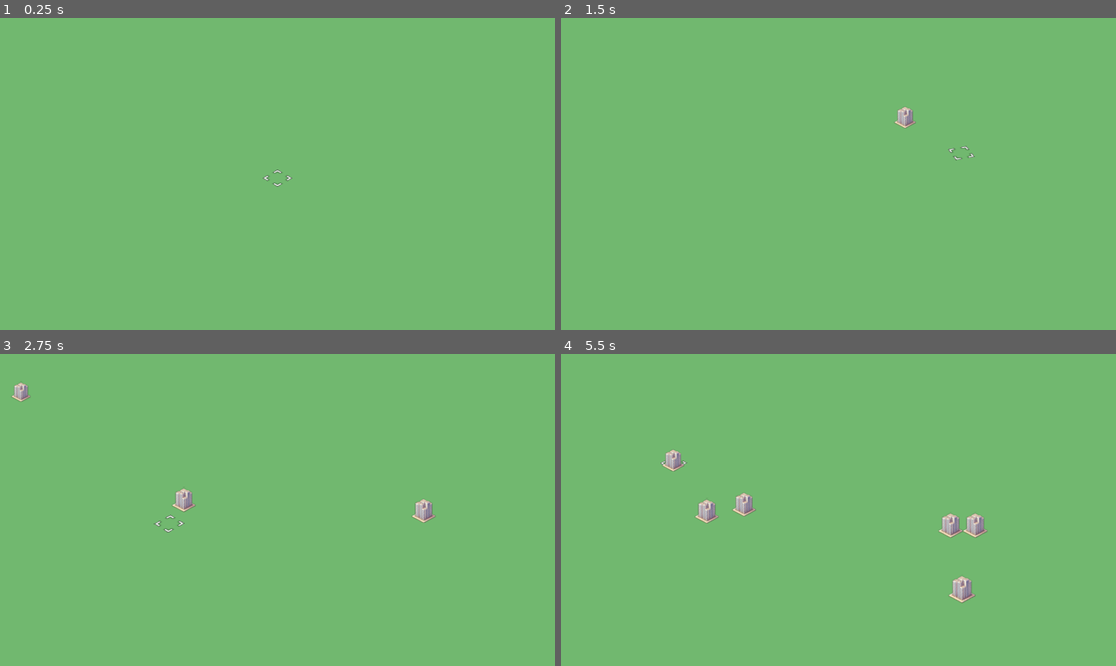
Above: before the commit, frames 1-4 (two rows, left to right).
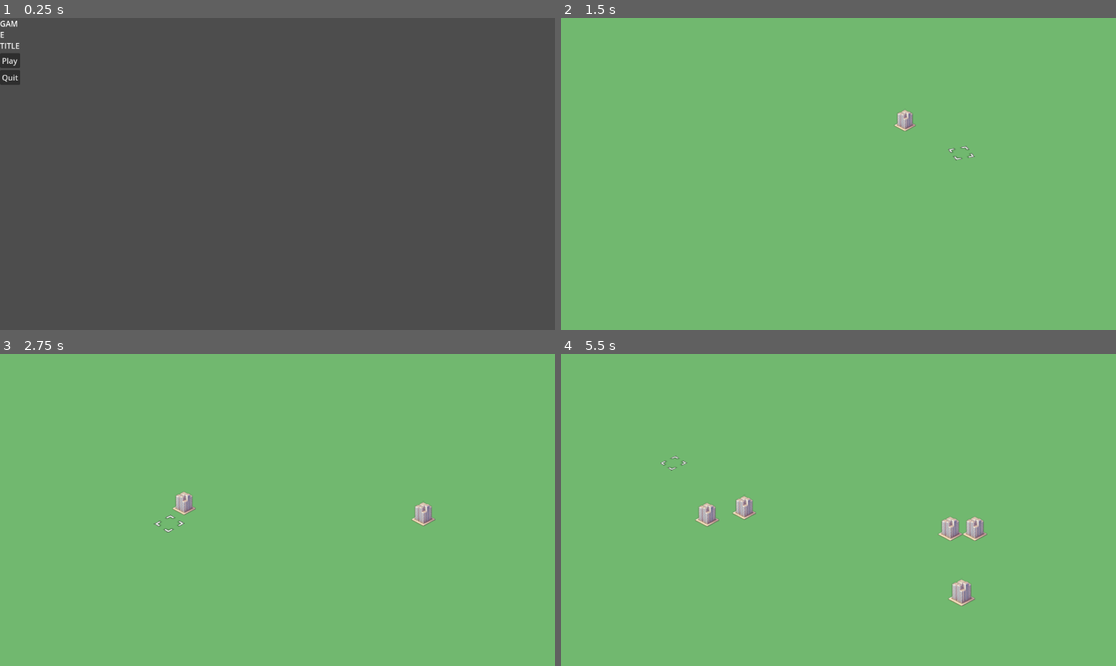
Above: after the commit, the same moments.

Repository: isym444/2024DYHTG
Game: Godot game, scene res://scene/menu/start.tscn
Two runs of this game, one before a commit and one after it. Both use one fixed random seed, a clock stepped at 60 frames per second and the inputs below. Before the commit the project starts from res://scene/main.tscn.
Inputs (mouse positions are in pixels of both pictures, inside the frame that each line leads up to):
- Up to frame 1 (0.25 s): no input
- Up to frame 2 (1.5 s): click (572, 61) at 0.5 s, where only the run after the commit has a clickable "Play"; tap Enter at 1.25 s; move the mouse to (960, 158) at 1.27 s; hold E (rotateRight) from 1.28 s (still down); click (960, 158) at 1.35 s
- Up to frame 3 (2.75 s): move the mouse to (166, 525) at 2.02 s; release E (rotateRight) at 2.03 s; hold Q (rotateLeft) from 2.03 s (still down); tap S (camera_back) at 2.1 s; click (166, 525) at 2.3 s
- Up to frame 4 (5.5 s): move the mouse to (894, 441) at 2.77 s; release Q (rotateLeft) at 2.78 s; hold Space (camera_center) 2.78-3.53 s; hold E (rotateRight) 2.78-4.28 s; click (894, 441) at 3.05 s; move the mouse to (810, 572) at 3.52 s; tap W (camera_forward) at 3.6 s; click (810, 572) at 3.8 s; move the mouse to (1005, 556) at 4.27 s; hold Q (rotateLeft) from 4.28 s (still down); tap A (camera_left) at 4.35 s; click (1005, 556) at 4.55 s; move the mouse to (672, 463) at 5.02 s; tap D (camera_right) at 5.1 s; click (672, 463) at 5.3 s

The runs differ from the first frame. In frame 1, 100% of the frame differs, in the area x 0-100%, y 0-100%; in frame 2, 0.1%; in frame 3, 0.5%; in frame 4, 1.1%.

Commit message:
created bounds and start/end screen

Diff:
--- a/project.godot
+++ b/project.godot
@@ -11,9 +11,13 @@
 [application]
 
 config/name="DYHTG2024"
-run/main_scene="res://scene/main.tscn"
+run/main_scene="res://scene/menu/start.tscn"
 config/features=PackedStringArray("4.3", "Forward Plus")
 config/icon="res://icon.svg"
+
+[autoload]
+
+DrawLine3d="*res://script/global/DrawLine3D.gd"
 
 [filesystem]
 
--- /dev/null
+++ b/scene/building/border.tscn
@@ -0,0 +1,11 @@
+[gd_scene load_steps=2 format=3 uid="uid://4sgnpqheaylw"]
+
+[ext_resource type="Texture2D" uid="uid://c7qvpxks63wl" path="res://asset/sprite/grass.png" id="1_8loy8"]
+
+[node name="Border" type="Node3D"]
+
+[node name="Sprite" type="Sprite3D" parent="."]
+unique_name_in_owner = true
+transform = Transform3D(0.3, 0, 0, 0, 0.3, 0, 0, 0, 0.3, 0, 0, 0)
+billboard = 1
+texture = ExtResource("1_8loy8")
--- a/scene/main.tscn
+++ b/scene/main.tscn
@@ -1,7 +1,7 @@
 [gd_scene load_steps=5 format=3 uid="uid://dn6djpofrcwko"]
 
 [ext_resource type="Script" path="res://script/main.gd" id="1_sv0h2"]
-[ext_resource type="Texture2D" uid="uid://7rqounoht2cq" path="res://assest/sprite/selector.png" id="2_sdq3r"]
+[ext_resource type="Texture2D" uid="uid://7rqounoht2cq" path="res://asset/sprite/selector.png" id="2_h3jqb"]
 [ext_resource type="Script" path="res://script/viewControl.gd" id="3_7of7j"]
 
 [sub_resource type="Environment" id="Environment_cvtbx"]
@@ -17,7 +17,7 @@
 
 [node name="Sprite3D" type="Sprite3D" parent="selector"]
 transform = Transform3D(1, 0, 0, 0, -4.37114e-08, -1, 0, 1, -4.37114e-08, 0, 0, 0)
-texture = ExtResource("2_sdq3r")
+texture = ExtResource("2_h3jqb")
 
 [node name="view" type="Node3D" parent="." node_paths=PackedStringArray("view_camera")]
 script = ExtResource("3_7of7j")
@@ -27,3 +27,6 @@
 transform = Transform3D(0.707107, -0.40558, 0.579228, 0, 0.819152, 0.573576, -0.707107, -0.40558, 0.579228, 30, 30, 30)
 environment = SubResource("Environment_cvtbx")
 fov = 20.0
+
+[node name="DirectionalLight3D" type="DirectionalLight3D" parent="view"]
+transform = Transform3D(0.739572, 0.649795, 0.175498, -0.673077, 0.71399, 0.192836, 0, -0.26074, 0.965409, 0, 6.18253, 1.21206)
--- /dev/null
+++ b/scene/menu/end.tscn
@@ -0,0 +1,9 @@
+[gd_scene format=3 uid="uid://dygwu0pdhdtxd"]
+
+[node name="End" type="Control"]
+layout_mode = 3
+anchors_preset = 15
+anchor_right = 1.0
+anchor_bottom = 1.0
+grow_horizontal = 2
+grow_vertical = 2
--- /dev/null
+++ b/scene/menu/start.tscn
@@ -0,0 +1,34 @@
+[gd_scene load_steps=2 format=3 uid="uid://by5mbncmpd5dr"]
+
+[ext_resource type="Script" path="res://script/startMenu.gd" id="1_wdihc"]
+
+[node name="Start" type="Control"]
+layout_mode = 3
+anchors_preset = 15
+anchor_right = 1.0
+anchor_bottom = 1.0
+grow_horizontal = 2
+grow_vertical = 2
+script = ExtResource("1_wdihc")
+
+[node name="VBoxContainer" type="VBoxContainer" parent="."]
+layout_mode = 0
+offset_right = 40.0
+offset_bottom = 40.0
+alignment = 1
+
+[node name="title" type="RichTextLabel" parent="VBoxContainer"]
+layout_mode = 2
+text = "GAME TITLE"
+fit_content = true
+
+[node name="playButton" type="Button" parent="VBoxContainer"]
+layout_mode = 2
+text = "Play"
+
+[node name="quitButton" type="Button" parent="VBoxContainer"]
+layout_mode = 2
+text = "Quit"
+
+[connection signal="pressed" from="VBoxContainer/playButton" to="." method="_on_play_button_pressed"]
+[connection signal="pressed" from="VBoxContainer/quitButton" to="." method="_on_quit_button_pressed"]
--- a/script/main.gd
+++ b/script/main.gd
@@ -25,7 +25,14 @@
 func _unhandled_input(event):
 	if(Input.is_action_just_pressed("click")):
 		print(plane_position)
-		var building = load("res://scene/building/residential.tscn").instantiate()
+		#check for placment conditions
+		if(plane_position.x < -bounds or plane_position.x > bounds or plane_position.z < -bounds or plane_position.z > bounds):
+			print("out of bounds")
+			return
+
+		#instantiate selected building
+		print(plane_position)
+		var building = load("res://scene/building/residentialBuilding.tscn").instantiate()
 		building.global_position = plane_position
 		# Add the TextureRect to the scene
 		add_child(building)
--- /dev/null
+++ b/script/startMenu.gd
@@ -0,0 +1,19 @@
+extends Control
+var main = preload("res://scene/main.tscn")
+
+# Called when the node enters the scene tree for the first time.
+func _ready():
+	pass # Replace with function body.
+
+
+# Called every frame. 'delta' is the elapsed time since the previous frame.
+func _process(delta):
+	pass
+
+
+func _on_play_button_pressed():
+	get_tree().change_scene_to_packed(main)
+
+
+func _on_quit_button_pressed():
+	get_tree().quit()
Binary file added: asset/sprite/border.png
Not shown, added: asset/sprite/border.png.import
Binary file added: asset/sprite/grass.png
Not shown, added: asset/sprite/grass.png.import
Binary file added: asset/sprite/grass1.png
Not shown, changed: asset/sprite/grass1.png.import
Binary file added: asset/sprite/grassPattern.png
Not shown, changed: asset/sprite/grassPattern.png.import
Renamed: assest/sprite/residential.png -> asset/sprite/residential.png
Not shown, added: asset/sprite/residential.png.import
Renamed: assest/sprite/selector.png -> asset/sprite/selector.png
Not shown, added: asset/sprite/selector.png.import
(and 1 more such lines)
